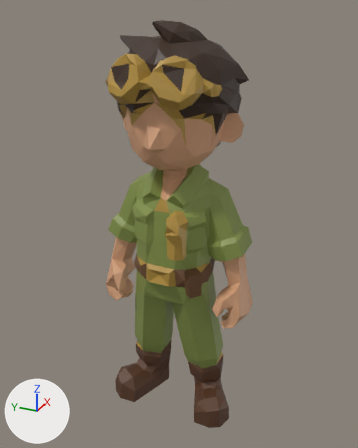
The glTF model docs/univers/archipeo/personnages/modeles/4e-keo-creature-mecanicienne/final-1500.glb: old version first, new version second.
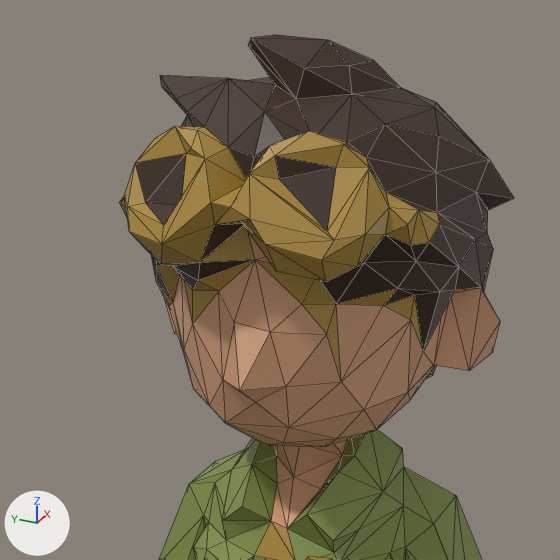
Each version appears first whole from a 50 mm lens placed at (-0.999, -0.466, 1.045), pointed at (0.029, -0.003, 0.531), and next in a close-up on the part from 17% to 74% of the width and 2% to 47% of the height. The axes (+X, +Y, +Z) are drawn at lower left. The lights are the same throughout. The last two pictures show the newer version. The close-ups show mesh edges as thin lines. Vertices at exactly the same position are counted once.
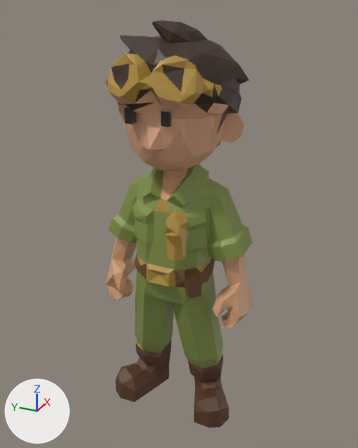
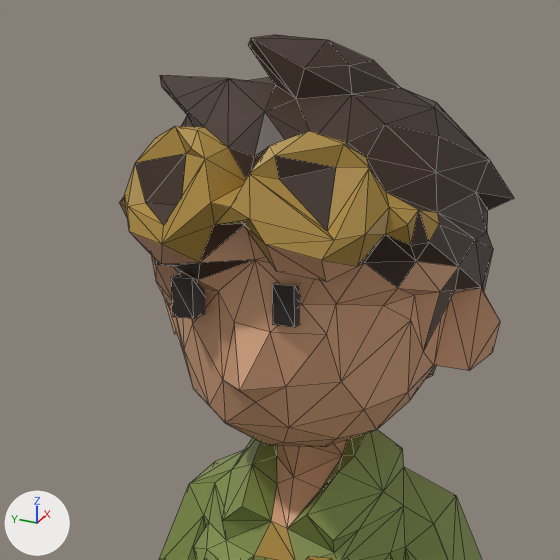
Pixel boxes (x1, y1, x2, y2) of what changed, in the close-ups (560 x 560 px):
part 1 of me_mesh_0, added
    after: (171, 274, 300, 327)
part 2 of me_mesh_0, recoloured (brown to beige)
    both: (130, 211, 459, 379)

The change, as a diff of the scene's bpy script:
```diff
--- a/docs/univers/archipeo/personnages/modeles/4e-keo-creature-mecanicienne/final-1500.glb.py
+++ b/docs/univers/archipeo/personnages/modeles/4e-keo-creature-mecanicienne/final-1500.glb.py
@@ me_mesh_0 @@
 # used by ob_mesh_0; location = (0.0, 0.0, 0.0)
 # verts and faces of me_mesh_0; kept vertices keep their numbers, new ones are numbered from 752
-me_mesh_0.from_pydata(...)  # 752 vertices, 1500 faces; spans x -0.14..0.167, y -0.203..0.198, z 0.0..1.003
+me_mesh_0.from_pydata(...)  # 768 vertices, 1500 faces; spans x -0.14..0.167, y -0.203..0.198, z 0.0..1.003
+# me_mesh_0 part 1
+verts[752] = (-0.102, -0.041, 0.807)  # pixel (294, 327)
+verts[753] = (-0.102, -0.023, 0.837)  # pixel (272, 283)
+verts[754] = (-0.102, -0.023, 0.807)  # pixel (272, 324)
+verts[755] = (-0.102, -0.041, 0.837)  # pixel (294, 285)
+verts[756] = (-0.11, 0.04, 0.807)  # pixel (193, 318)
+verts[757] = (-0.11, 0.058, 0.837)  # pixel (170, 276)
+verts[758] = (-0.11, 0.058, 0.807)  # pixel (172, 316)
+verts[759] = (-0.11, 0.04, 0.837)  # pixel (192, 278)
+for new, old in zip([*range(760, 768)], [*range(752, 760)]): verts[new] = verts[old] + (0.033, 0.0, 0.0)
+faces += [(752, 753, 754), (752, 755, 753), (754, 761, 762), (753, 761, 754), (755, 760, 763), (752, 760, 755)]
+faces += [(756, 757, 758), (756, 759, 757), (758, 765, 766), (757, 765, 758), (759, 764, 767), (756, 764, 759)]
+# me_mesh_0 part 2: 41 kept faces spanning x -0.14..0.085, y -0.136..0.139, z 0.762..0.89 get new vertex colours; the middle colour goes from brown #b08d3c to beige #d6a27c
+# other edits to the shape of me_mesh_0 do not show in these pictures
 me_mesh_0.materials.append(mat_defaultmaterial)
```
